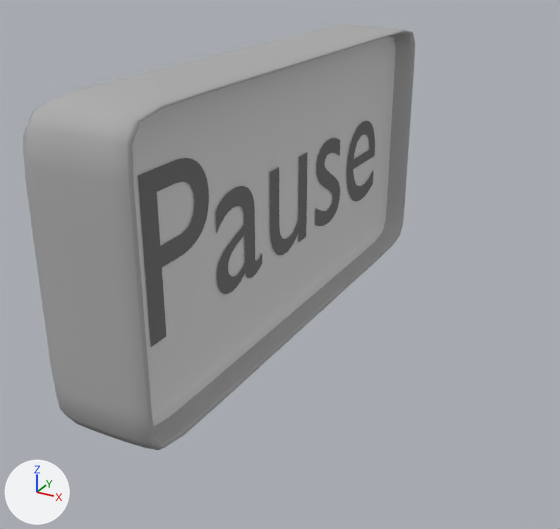
The Blender file graphics-src/buttons.blend: old version first, new version second.
One viewpoint serves both versions: a 50 mm lens placed at (8.34, -14.74, 6.62), pointed at (-1.07, 2.38, -1.94). The lights are fixed; the arrows at lower left show +X, +Y and +Z.

The older version as bpy lines, for what is in view:
```python
me_cube_019 = bpy.data.meshes.new('Cube.019')
me_cube_019.from_pydata(...)  # 36 vertices, 36 faces; spans x -1.0..0.0, y -1.25..1.0, z -1.0..1.02
me_cube_019.polygons.foreach_set('use_smooth', [True] * 36)
# faces by material slot: [27, 9]
me_cube_019.materials.append(mat_whitebtn)  # grey #afafaf
me_cube_019.materials.append(mat_whitebtn_001)  # light grey #d8d8d8
txt_text_011 = bpy.data.curves.new('Text.011', 'FONT')
txt_text_011.body = 'Pause'
txt_text_011.materials.append(mat_whitebtntxt_001)  # grey #757575
ob_cube_special_009 = bpy.data.objects.new('cube-special.009', me_cube_019)
ob_cube_special_009.location = (0.0, 2.9, -0.35)
ob_cube_special_009.rotation_euler = (3.142, 0.0, 0.0)  # degrees (180, 0, 0)
ob_cube_special_009.scale = (3.39, 6.94, 3.86)
_m = ob_cube_special_009.modifiers.new('Subsurf', 'SUBSURF')
_m.levels = 5
_m.render_levels = 5
ob_text_008 = bpy.data.objects.new('Text.008', txt_text_011)
ob_text_008.location = (-1.58, -3.14, -2.12)
ob_text_008.rotation_euler = (1.571, 0.0, 1.571)  # degrees (90, 0, 90)
ob_text_008.scale = (5.9, 5.9, 5.9)
```
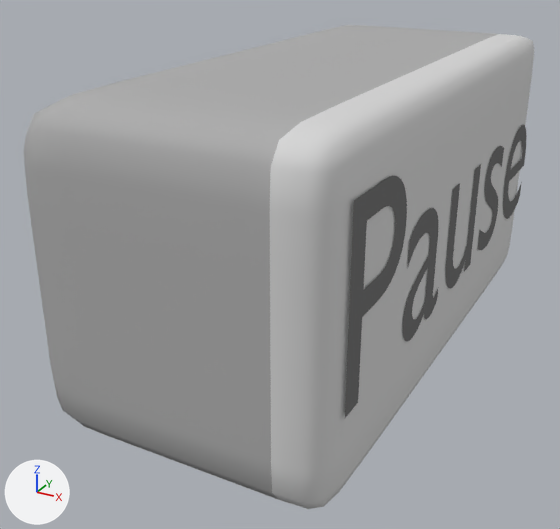
Commit message: Not sure if this was saved before commiting... this is just some of the blocks being redone.

What changed in the scene script:
```text
Change me_cube_019:
    used by ob_cube_special_009; location = (0.0, 2.9, -0.35); rotation_euler = (3.142, 0.0, 0.0), in degrees (180, 0, 0); scale = (3.39, 6.94, 3.86)
    remove me_cube_019.from_pydata(...)  # 36 vertices, 36 faces; spans x -1.0..0.0, y -1.25..1.0, z -1.0..1.02
    add me_cube_019.from_pydata(...)  # 28 vertices, 28 faces; spans x -1.0..1.0, y -1.25..1.0, z -1.0..1.02
    me_cube_019 part 1
    20 vertices are removed from x -0.48..0.0, y -1.25..1.0, z -1.0..1.02
    25 faces are deleted
    4 vertices are added at (1.0, -1.25, -1.0), (1.0, -1.25, 1.02), (1.0, 1.0, -1.0), (1.0, 1.0, 1.02)
    8 new vertices lie (2.0, 0.0, 0.0) away from vertices in x -1.0, y -1.25..1.0, z -1.0..1.02
    9 new faces join them, mat_whitebtn_001 (light grey #d8d8d8)
    8 new faces join them, mat_whitebtn (grey #afafaf)
Add txt_text_010:
    txt_text_010 = bpy.data.curves.new('Text.010', 'FONT')
    txt_text_010.body = 'Pause'
    txt_text_010.materials.append(mat_whitebtntxt_001)  # grey #757575
Remove ob_text_008:
    ob_text_008 = bpy.data.objects.new('Text.008', txt_text_011)
    ob_text_008.location = (-1.58, -3.14, -2.12)
    ob_text_008.rotation_euler = (1.571, 0.0, 1.571)  # degrees (90, 0, 90)
    ob_text_008.scale = (5.9, 5.9, 5.9)
Add ob_text_007:
    ob_text_007 = bpy.data.objects.new('Text.007', txt_text_010)
    ob_text_007.location = (3.42, -3.65, -2.08)
    ob_text_007.rotation_euler = (1.571, 0.0, 1.571)  # degrees (90, 0, 90)
    ob_text_007.scale = (6.46, 6.46, 6.46)
```

Where the change shows, as pixel boxes [x1, y1, x2, y2] in the pictures (560 x 529 px; the box of a moved part takes in the faces that stretch with it):
'cube-special.009', reshaped (30% wider, 14% taller): before [23, 24, 415, 450]; after [24, 25, 534, 509]
'Text.008', deleted: before [138, 121, 375, 347]
'Text.007', added: after [345, 125, 527, 418]
part 1 of me_cube_019, moved or reshaped: before [77, 29, 415, 450]; after [114, 28, 534, 509]
